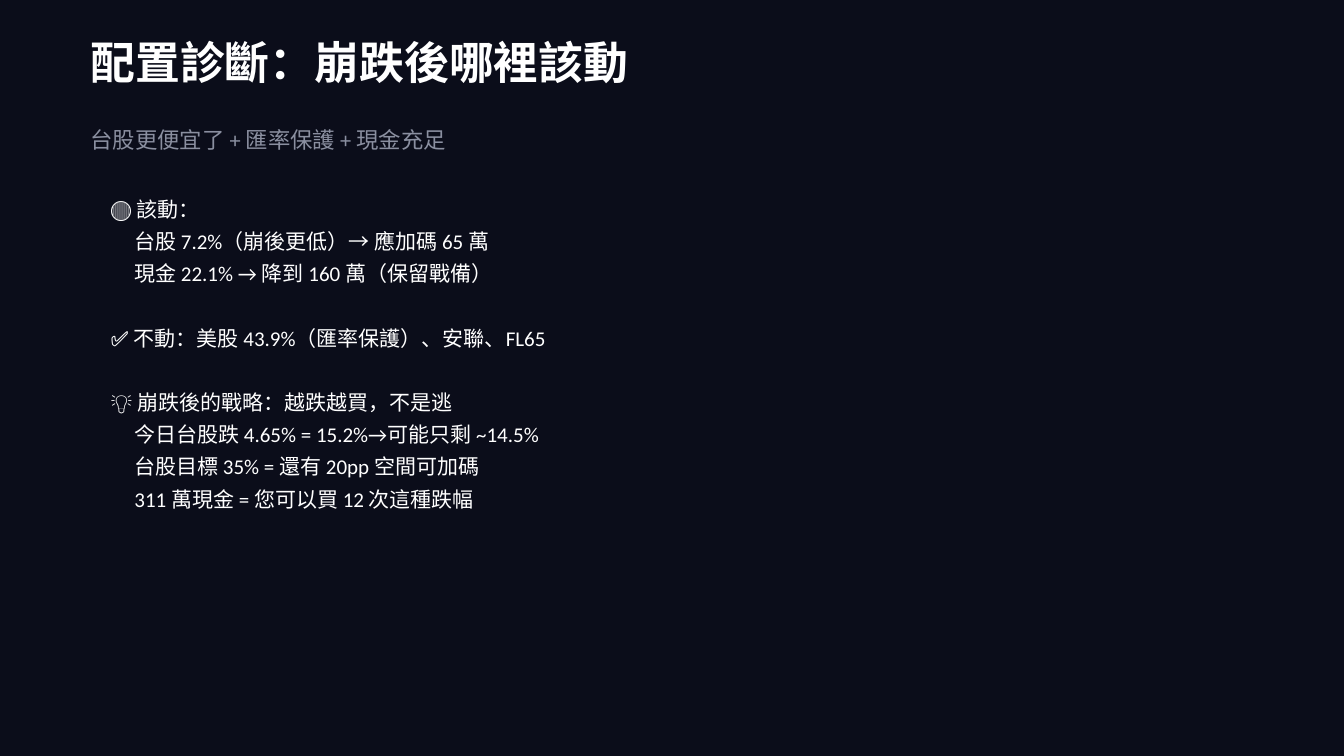
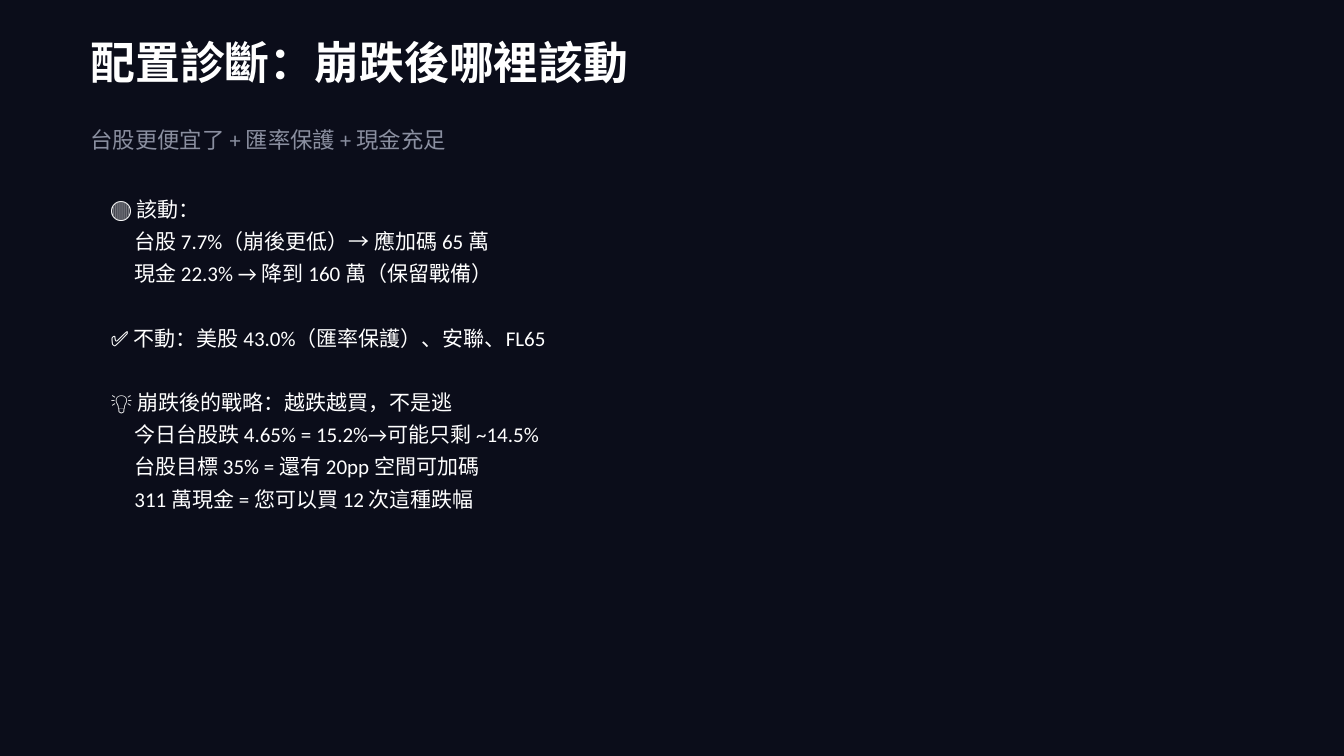
Before and after one commit to b0988321088/longjiu-dashboard-2, a slide deck: slide 7 of 大轉向資產配置策略_final.pptx. Drawn at 1344x756 pixels with LibreOffice and Linux fonts; fonts in the diff are those of the drawing. Boxes give left, top, right and bottom in pixels: in the first picture for what was removed or moved away, otherwise in the second. Text is boxed around its words. In the diff, an @@ line names an element or a change of style, - is before the commit and + after.

```diff
--- a/大轉向資產配置策略_final.pptx
+++ b/大轉向資產配置策略_final.pptx
@@ text at (134, 231, 545, 348): text changed @@
-台股 7.2%（崩後更低）→ 應加碼 65 萬
-現金 22.1% → 降到 160 萬（保留戰備）
-✅ 不動：美股 43.9%（匯率保護）、安聯、FL65
+台股 7.7%（崩後更低）→ 應加碼 65 萬
+現金 22.3% → 降到 160 萬（保留戰備）
+✅ 不動：美股 43.0%（匯率保護）、安聯、FL65
```
Also in this commit, not shown: 10 other files.
